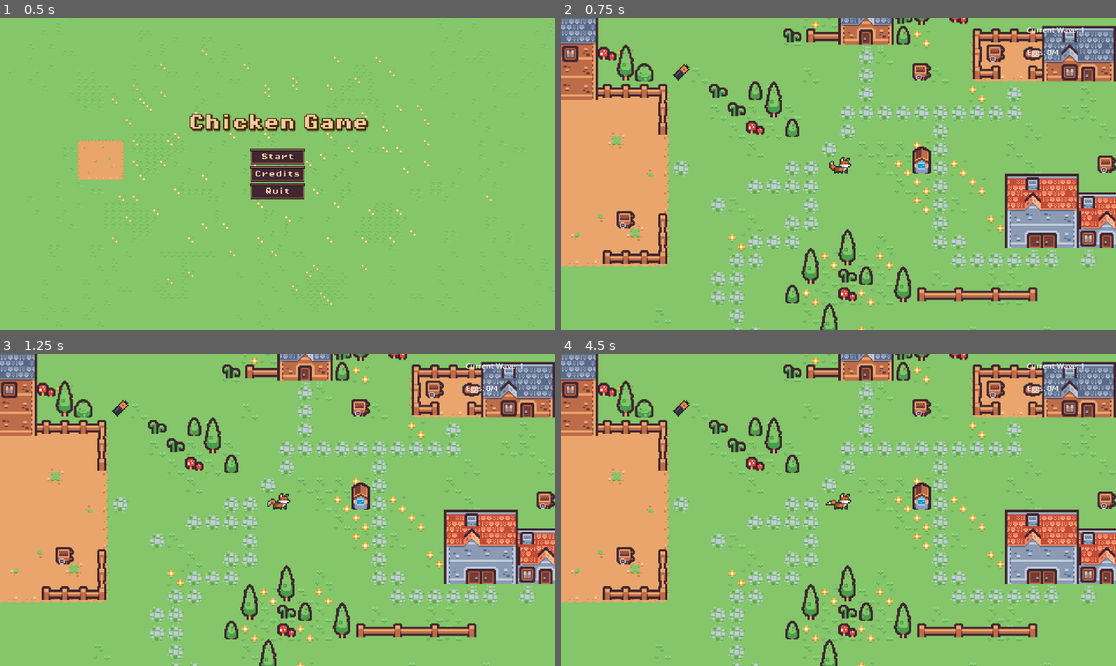
Above: before the commit, frames 1-4 (two rows, left to right).
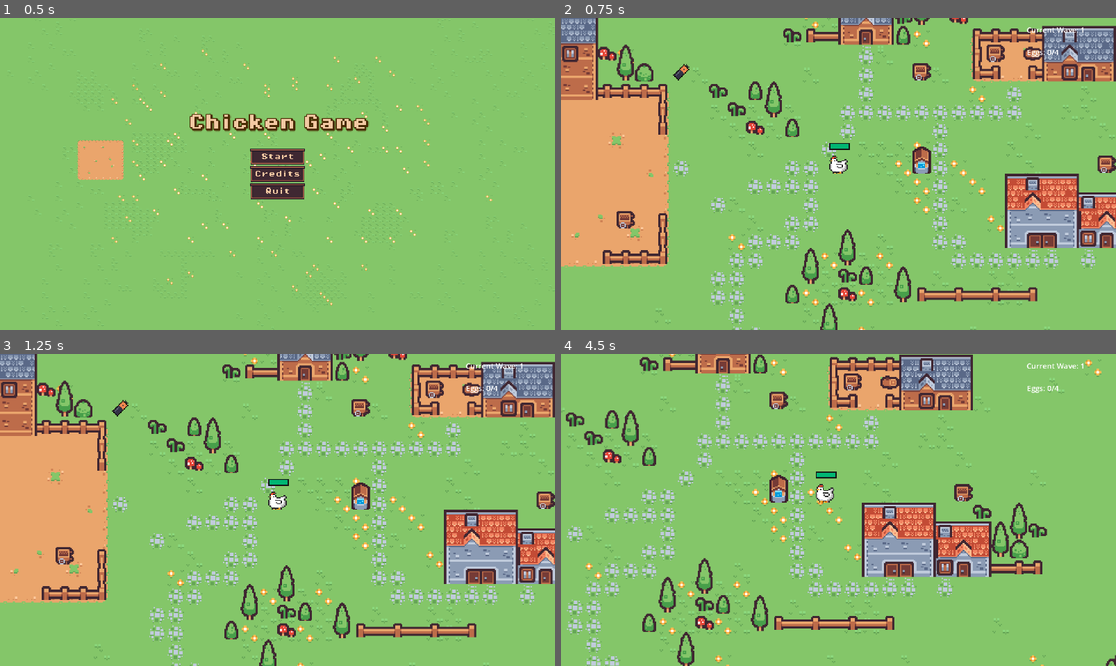
Above: after the commit, the same moments.

Repository: abeyahc/chicken-game
Game: Godot game, scene res://Scenes/menu.tscn
Same seed, same stepped clock (60 frames per second), same inputs: the game is played once before the commit and once after it.
Inputs:
- Up to frame 1 (0.5 s): no input
- Up to frame 2 (0.75 s): click "Credits" at 0.5 s
- Up to frame 3 (1.25 s): no input
- Up to frame 4 (4.5 s): hold Right (move_right) 1.28-2.03 s; hold S (move_down) 2.03-2.78 s; hold Right (move_right) 2.78-3.53 s; hold Up (move_up) 3.53-4.28 s; hold Left (move_left) from 4.28 s (still down)

Frame 1 is identical in both runs. In frame 2, 0.2% of the frame differs, in the area x 48-53%, y 40-50%; in frame 3, 0.2%; in frame 4, 46%, in the area x 0-100%, y 0-100%.

Commit message:
woah there

Diff:
--- a/chicken game/Scenes/game.tscn
+++ b/chicken game/Scenes/game.tscn
@@ -1,11 +1,10 @@
-[gd_scene load_steps=36 format=3 uid="uid://ck083i0401a34"]
+[gd_scene load_steps=35 format=3 uid="uid://ck083i0401a34"]
 
 [ext_resource type="Script" path="res://Scripts/game.gd" id="1_ap0as"]
 [ext_resource type="Texture2D" uid="uid://b3qvmfgqjo21v" path="res://Assets/kenney_tiny-town/Tilemap/tilemap_packed.png" id="1_fgo44"]
 [ext_resource type="PackedScene" uid="uid://s7vn38e4oo1o" path="res://Scenes/pause_menu.tscn" id="2_hv1c6"]
 [ext_resource type="PackedScene" uid="uid://ikdluvf2mpq3" path="res://Scenes/player.tscn" id="2_q8hlc"]
 [ext_resource type="Script" path="res://Scripts/collisions.gd" id="3_wyegx"]
-[ext_resource type="PackedScene" uid="uid://cs2u4y8erat1" path="res://Scenes/fox.tscn" id="5_86eca"]
 [ext_resource type="Script" path="res://Scripts/Current Waves.gd" id="5_epjx0"]
 [ext_resource type="PackedScene" uid="uid://bt4mbgtedmevt" path="res://Scenes/death.tscn" id="6_ld37s"]
 [ext_resource type="Script" path="res://Scripts/Eggs.gd" id="6_snoas"]
@@ -1280,11 +1279,8 @@
 
 [node name="Player" parent="." instance=ExtResource("2_q8hlc")]
 z_index = 0
-position = Vector2(1000, 1000)
-
-[node name="fox" parent="." instance=ExtResource("5_86eca")]
-
-[node name="Camera2D" type="Camera2D" parent="fox"]
+
+[node name="Camera2D" type="Camera2D" parent="Player"]
 zoom = Vector2(4, 4)
 process_callback = 0
 position_smoothing_enabled = true
